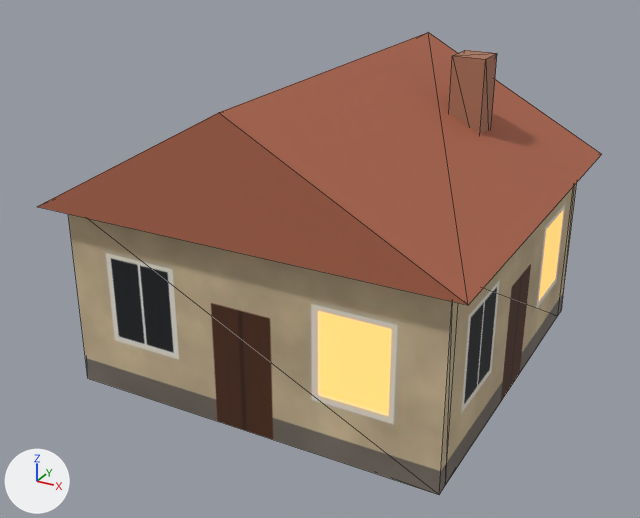
Before and after pictures for a commit that changed the glTF model public/assets/small_house.glb.
One viewpoint serves both versions: a camera (50 mm lens) standing at (8.2, -15.92, 9.93) and looking at (-0.12, -0.79, 2.36). Arrows for +X, +Y and +Z are at lower left; the lights stay in place. The older version comes first. Mesh edges are drawn as thin lines. Where no turn or scale is listed for an object, it has been applied to the vertices. Vertices at exactly the same position are counted once.

The older version as bpy lines, for what is in view:
```python
mat_house_wall = bpy.data.materials.new('House_Wall')
mat_house_wall.use_nodes = True; mat_house_wall.node_tree.nodes.clear()
_N = mat_house_wall.node_tree.nodes; _L = mat_house_wall.node_tree.links
n0 = _N.new('ShaderNodeBsdfPrincipled'); n0.name = 'Principled BSDF'
n0.inputs[2].default_value = 0.85  # 'Roughness'
n0.inputs[28].default_value = 1.5  # 'Emission Strength'
n1 = _N.new('ShaderNodeOutputMaterial'); n1.name = 'Material Output'
n2 = _N.new('ShaderNodeTexImage'); n2.name = 'Image Texture'
n2.image = img_house_wall_emit
n3 = _N.new('ShaderNodeTexImage'); n3.name = 'Image Texture.001'
n3.image = img_house_wall
_L.new(n0.outputs[0], n1.inputs[0])  # 'BSDF' to 'Surface'
_L.new(n2.outputs[0], n0.inputs[27])  # 'Color' to 'Emission Color'
_L.new(n3.outputs[0], n0.inputs[0])  # 'Color' to 'Base Color'
mat_roof_tile = principled_material('Roof_Tile')
mat_roof_tile.base_color = (0.42, 0.13, 0.07)  # brown #ad654b
mat_roof_tile.roughness = 0.8
me_smallhouse_intact = bpy.data.meshes.new('SmallHouse_Intact')
me_smallhouse_intact.from_pydata(...)  # 46 vertices, 68 faces; spans x -4.4..4.4, y -4.4..4.4, z 0.0..6.5
# faces by material slot: [48, 8, 12]
me_smallhouse_intact.materials.append(mat_house_wall)
me_smallhouse_intact.materials.append(mat_roof_tile)  # brown #ad654b
me_smallhouse_intact.materials.append(mat_brick)  # brown #aa765d
ob_smallhouse_intact = bpy.data.objects.new('SmallHouse_Intact', me_smallhouse_intact)
ob_smallhouse_intact.location = (0.0, 0.0, 0.0)
```
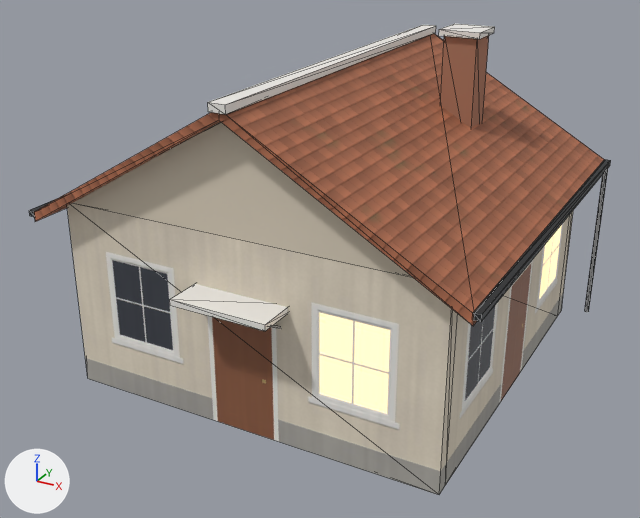
What changed in the scene script:
```text
Change mat_house_wall:
    remove # nodes: BsdfPrincipled, OutputMaterial, TexImage x2
    remove # uses the picture img_house_wall
    remove # uses the picture img_house_wall_emit
    nodes: BsdfPrincipled, NormalMap, OutputMaterial, SeparateColor, TexImage x4
    uses the picture img_house_wall_albedo
    uses the picture img_house_wall_emit_1
    uses the picture img_house_wall_normal
    uses the picture img_house_wall_orm
Change mat_roof_tile:
    remove # nodes: BsdfPrincipled, OutputMaterial
    remove # colours: brown #ad654b
    nodes: BsdfPrincipled, NormalMap, OutputMaterial, SeparateColor, TexImage x3
    uses the picture img_roof_tile_albedo
    uses the picture img_roof_tile_normal
    uses the picture img_roof_tile_orm
Change me_smallhouse_intact:
    remove me_smallhouse_intact.from_pydata(...)  # 46 vertices, 68 faces; spans x -4.4..4.4, y -4.4..4.4, z 0.0..6.5
    add me_smallhouse_intact.from_pydata(...)  # 144 vertices, 238 faces; spans x -4.62..4.62, y -4.75..4.45, z 0.0..7.01
    me_smallhouse_intact part 1: a new loose piece, a box spanning x 4.48..4.62, y -4.4..4.4, z 3.72..3.84, in mat_metal_dark (dark grey #424548)
    me_smallhouse_intact part 2: a new loose piece, an 8-sided cylinder along z spanning x 4.5..4.6, y 4.25..4.35, z 0.0..3.8, in mat_metal_dark (dark grey #424548)
    me_smallhouse_intact part 3: a new loose piece, a box spanning x -4.62..-4.48, y -4.4..4.4, z 3.72..3.84, in mat_metal_dark (dark grey #424548)
    me_smallhouse_intact part 4: a new loose piece, a box spanning x -0.17..0.17, y -4.45..4.45, z 6.35..6.51, in mat_house_trim (white #f1efea)
    me_smallhouse_intact part 5: a new loose piece, a box spanning x 1.57..2.43, y 1.07..1.93, z 6.89..7.01, in mat_house_trim (white #f1efea)
    me_smallhouse_intact part 6: a new loose piece, a box spanning x -1.0..1.0, y -4.75..-3.85, z 2.79..2.91, in mat_house_trim (white #f1efea)
    me_smallhouse_intact part 7: a new loose piece, a box spanning x 1.65..2.35, y 1.15..1.85, z 4.3..6.9, in mat_brick (brown #aa765d)
    me_smallhouse_intact part 8: the loose piece of 6 vertices spanning x -4.4..4.4, y -4.4..4.4, z 3.95..6.35 is rebuilt with 12 vertices and now spans x -4.5..4.5, y -4.4..4.4, z 3.62..6.42
    me_smallhouse_intact part 9: the loose piece of 8 vertices spanning x 1.85..2.55, y 1.15..1.85, z 4.3..6.5 is deleted
    me_smallhouse_intact part 10
    12 vertices are added at x -0.84..0.76, y -4.64..4.0, z 2.3..6.2
    8 new vertices lie (0.08, 0.0, 0.0) away from vertices in x -0.84..0.76, y -4.64..-3.68, z 2.3..2.8
    16 new faces join them, mat_house_render (pale yellow #ddd1bd)
    24 new faces join them, mat_house_trim (white #f1efea)
    other edits to the shape of me_smallhouse_intact do not show in these pictures
    add me_smallhouse_intact.materials.append(mat_house_render)  # pale yellow #ddd1bd
    add me_smallhouse_intact.materials.append(mat_metal_dark)  # dark grey #424548
    add me_smallhouse_intact.materials.append(mat_house_trim)  # white #f1efea
```

What differs and where, as boxes (x1, y1, x2, y2) in the pictures (640 x 518 px):
'SmallHouse_Intact', surface changed, reshaped (brown to grey): before (37, 32, 602, 495); after (29, 23, 611, 495)
part 1 of me_smallhouse_intact, added: after (472, 159, 611, 322)
part 2 of me_smallhouse_intact, added: after (585, 169, 608, 312)
part 3 of me_smallhouse_intact, added: after (29, 198, 58, 217)
part 4 of me_smallhouse_intact, added: after (208, 25, 436, 114)
part 5 of me_smallhouse_intact, added: after (439, 23, 495, 39)
part 6 of me_smallhouse_intact, added: after (170, 284, 288, 331)
part 7 of me_smallhouse_intact, added (brown): after (440, 35, 489, 128)
part 8 of me_smallhouse_intact, rebuilt (7% taller): before (37, 32, 602, 305); after (34, 33, 604, 326)
part 9 of me_smallhouse_intact, deleted (brown): before (449, 50, 497, 134)
part 10 of me_smallhouse_intact, added: after (73, 122, 413, 329)
